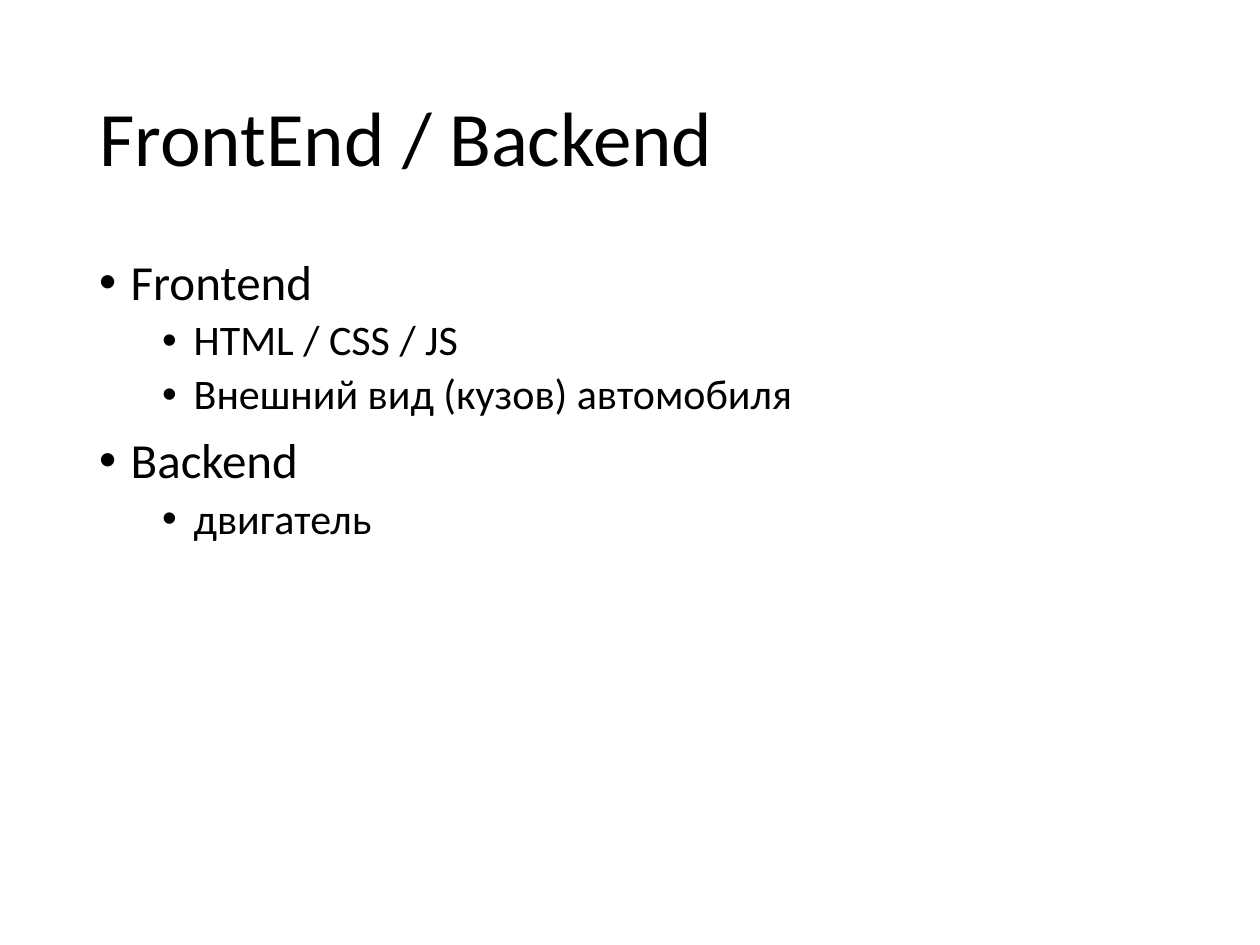
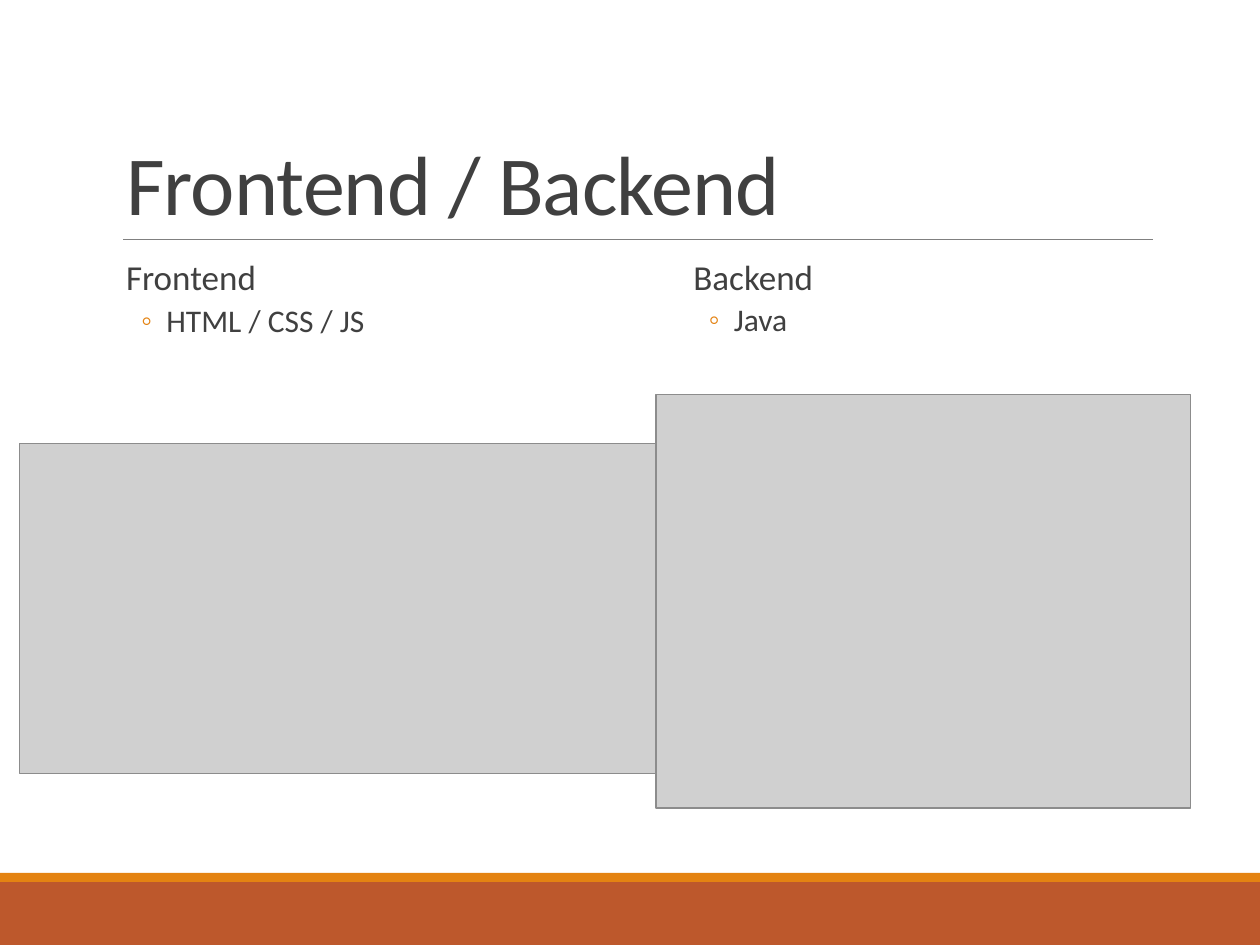
Before and after one commit to vitali-kviatkouski/personal, a slide deck: slide 8 of epamkids/EPAMKids.pptx (slide 9 before the commit). Drawn at 1260x945 pixels with LibreOffice and Linux fonts; fonts in the diff are those of the drawing; grey boxes stand for pictures. Boxes give left, top, right and bottom in pixels: in the first picture for what was removed or moved away, otherwise in the second. Text is boxed around its words. In the diff, an @@ line names an element or a change of style, - is before the commit and + after.

```diff
--- a/epamkids/EPAMKids.pptx
+++ b/epamkids/EPAMKids.pptx
@@ title "Frontend / Backend" at (126, 156, 780, 216): vertical alignment middle to bottom @@
@@ title at (126, 156, 780, 216): text changed; size 44 to 48 pt; text colour #000000 to #404040 @@
-FrontEnd / Backend
+Frontend / Backend
@@ line added from (123, 239) to (1153, 239), #808080 0.5 pt @@
@@ text "Frontend" at (126, 265, 365, 332): size 28 to 20 pt in "Frontend"; text colour #000000 to #404040; size 24 to 18 pt in "HTML / CSS / JS"; bullet • to  ; more space between paragraphs; bullet • to ◦ @@
@@ text added at (693, 265, 813, 331), 20 pt, text #404040 @@
+  Backend
+  ◦ Java
@@ text at (131, 378, 792, 541): paragraphs removed @@
-  • Внешний вид (кузов) автомобиля
-• Backend
-  • двигатель
@@ picture added at (656, 394, 1191, 808) @@
@@ picture added at (20, 444, 682, 774) @@
@@ rectangle added at (0, 882, 1260, 945), fill #BD582C @@
@@ rectangle added at (0, 873, 1260, 882), fill #E48312 @@
```
Also in this commit, not shown: 20 other slides changed, 5 slides added, 7 slides removed, 1 other file.
